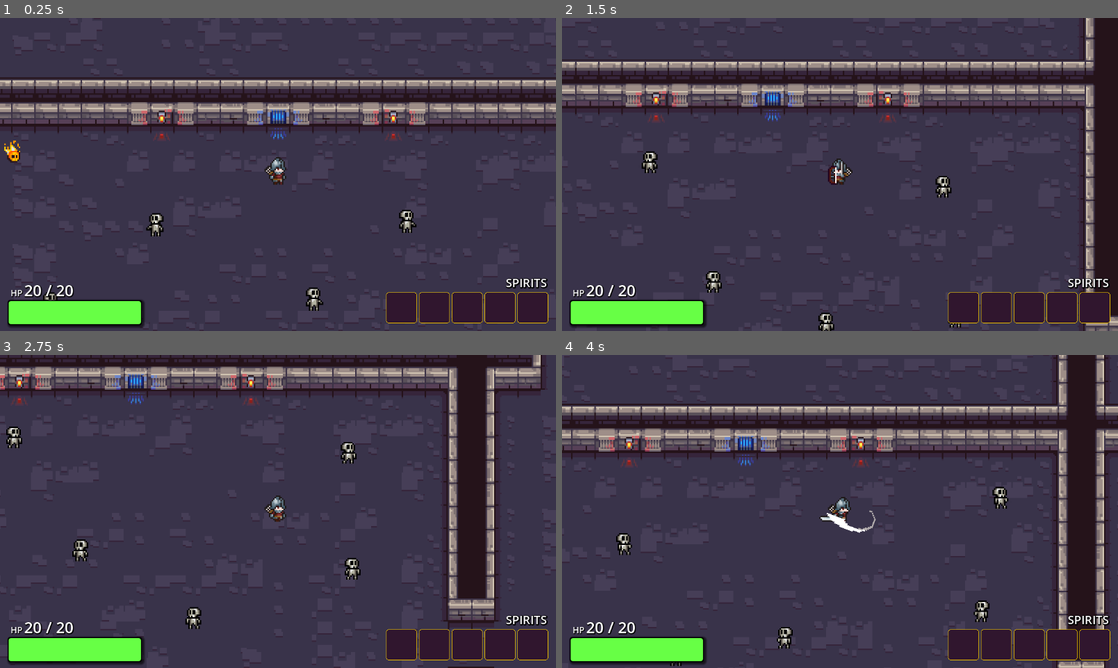
Above: before the commit, frames 1-4 (two rows, left to right).
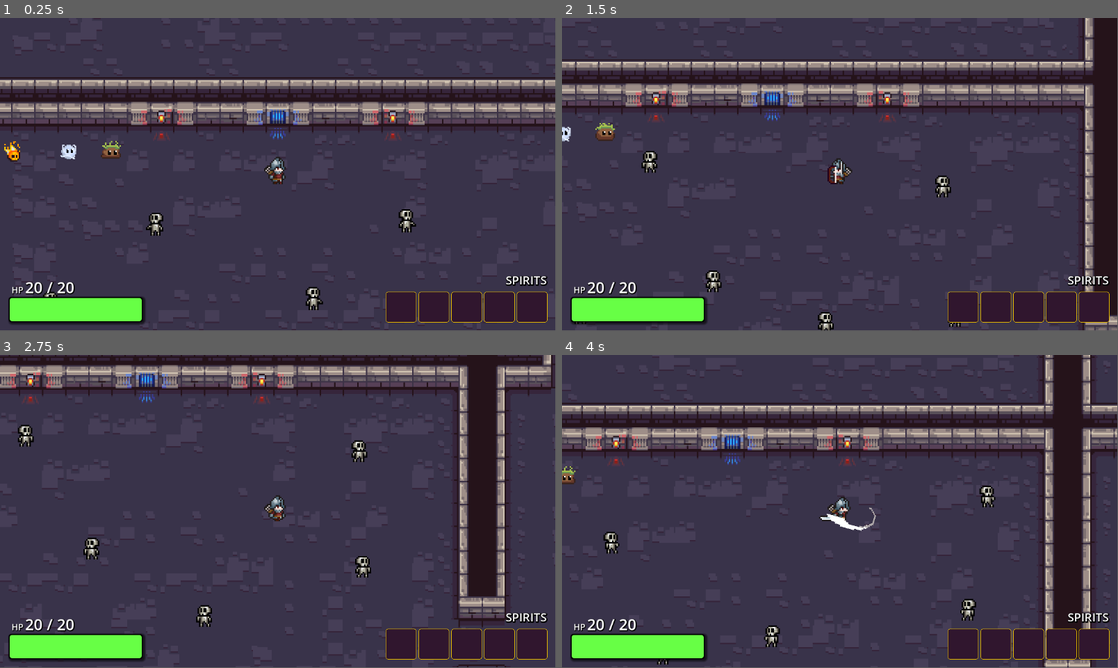
Above: after the commit, the same moments.

Repository: milanvlds259/spiritbound
Game: Godot game, scene res://Scenes/main.tscn
Same seed, same stepped clock (60 frames per second), same inputs: the game is played once before the commit and once after it.
Inputs (mouse positions are in pixels of both pictures, inside the frame that each line leads up to):
- Up to frame 1 (0.25 s): no input
- Up to frame 2 (1.5 s): move the mouse to (962, 158) at 0.52 s; hold Right (move_right) 0.53-1.28 s; click (962, 158) at 0.6 s; move the mouse to (728, 190) at 1.27 s; hold Down (move_down) from 1.28 s (still down); right-click (728, 190) at 1.35 s
- Up to frame 3 (2.75 s): move the mouse to (333, 442) at 2.02 s; release Down (move_down) at 2.03 s; hold Right (move_right) from 2.03 s (still down); click (333, 442) at 2.1 s
- Up to frame 4 (4 s): move the mouse to (812, 574) at 2.77 s; release Right (move_right) at 2.78 s; hold W (move_up) 2.78-3.53 s; right-click (812, 574) at 2.85 s; move the mouse to (1006, 558) at 3.52 s; hold Left (move_left) from 3.53 s (still down); click (1006, 558) at 3.6 s
In our replay, the window is 800x450 before the commit and 799x449 after it. These sizes can differ from the game's own. Grey fills any space a smaller window leaves; there, only what the larger window draws over its background counts as a difference.

The runs differ from the first frame. In frame 1, 3.9% of the frame differs, in the area x 0-100%, y 0-100%; in frame 2, 4.2%; in frame 3, 16%; in frame 4, 19%.

Commit message:
added air and earth spirits

Diff:
--- a/Scenes/HUDManager.gd
+++ /dev/null
@@ -1,46 +0,0 @@
-extends CanvasLayer
-
-func _ready() -> void:
-
-	Global.spirit_inventory_updated.connect(_on_spirit_inventory_updated)
-	Global.player_hp_changed.connect(_on_player_hp_changed)
-	Global.setup_hpbar.connect(_on_setup_hpbar)
-	Global.player_died.connect(_on_player_died)
-	$RestartButton.pressed.connect(_on_restart_button_pressed)
-
-func _on_spirit_inventory_updated(new_inventory: Array) -> void:
-	var inventory = $SpiritInventory
-	print(inventory)
-	# Optionally, reset all panels first.
-	for panel in inventory.get_children():
-		print(panel)
-		if panel.has_node("Sprite"):
-			print("Panel has sprite")
-			panel.get_node("Sprite").visible = false
-	# Show sprites based on the player's inventory
-	for index in range(new_inventory.size()):
-		# Assume panel order corresponds to inventory order.
-		var panel = inventory.get_child(index)
-		if panel.has_node("Sprite"):
-			var spirit_sprite = panel.get_node("Sprite")
-			spirit_sprite.visible = true
-
-func _on_player_hp_changed(new_hp: int) -> void:
-
-	$HPBar.value = new_hp
-	$HPBar/HPValueLabel.text = str(new_hp) + " / " + str($HPBar.max_value)
-
-func _on_setup_hpbar(hp: int, max_hp: int) -> void:
-	print("Setting up hp bar")
-	$HPBar.max_value = max_hp
-	$HPBar.value = hp
-	$HPBar/HPValueLabel.text = str(hp) + " / " + str(max_hp)
-
-func _on_player_died() -> void:
-	# Tint the screen darker by showing a semi-transparent ColorRect
-	$DeathTint.visible = true
-	$RestartButton.visible = true
-	$GameOverText.visible = true
-
-func _on_restart_button_pressed() -> void:
-	get_tree().reload_current_scene()
--- /dev/null
+++ b/Scenes/air_spirit.tscn
@@ -0,0 +1,35 @@
+[gd_scene load_steps=6 format=3 uid="uid://bf880mqeqp1cr"]
+
+[ext_resource type="Script" path="res://Scripts/air_spirit.gd" id="1_i0lo7"]
+[ext_resource type="Texture2D" uid="uid://j1rgj1lmi217" path="res://Assets/Sprites/air_spirit.png" id="2_6jxc3"]
+
+[sub_resource type="AtlasTexture" id="AtlasTexture_a23qq"]
+atlas = ExtResource("2_6jxc3")
+region = Rect2(0, 0, 16, 16)
+
+[sub_resource type="SpriteFrames" id="SpriteFrames_5euod"]
+animations = [{
+"frames": [{
+"duration": 1.0,
+"texture": SubResource("AtlasTexture_a23qq")
+}],
+"loop": true,
+"name": &"default",
+"speed": 5.0
+}]
+
+[sub_resource type="CircleShape2D" id="CircleShape2D_dvkxu"]
+radius = 21.1906
+
+[node name="AirSpirit" type="Area2D"]
+z_index = 2
+scale = Vector2(0.992243, 0.945044)
+script = ExtResource("1_i0lo7")
+
+[node name="AnimatedSprite2D" type="AnimatedSprite2D" parent="."]
+scale = Vector2(3, 3)
+sprite_frames = SubResource("SpriteFrames_5euod")
+
+[node name="CollisionShape2D" type="CollisionShape2D" parent="."]
+position = Vector2(-2.38419e-07, 0)
+shape = SubResource("CircleShape2D_dvkxu")
--- /dev/null
+++ b/Scenes/earth_spirit.tscn
@@ -0,0 +1,44 @@
+[gd_scene load_steps=7 format=3 uid="uid://dqqb7caw840bf"]
+
+[ext_resource type="Script" path="res://Scripts/earth_spirit.gd" id="1_gs4c8"]
+[ext_resource type="Texture2D" uid="uid://cv2jkub02j7oh" path="res://Assets/Sprites/Spirit_Earth_Animation.png" id="2_jmfmi"]
+
+[sub_resource type="AtlasTexture" id="AtlasTexture_qetdj"]
+atlas = ExtResource("2_jmfmi")
+region = Rect2(0, 0, 16, 16)
+
+[sub_resource type="AtlasTexture" id="AtlasTexture_mpeq6"]
+atlas = ExtResource("2_jmfmi")
+region = Rect2(16, 0, 16, 16)
+
+[sub_resource type="SpriteFrames" id="SpriteFrames_xftho"]
+animations = [{
+"frames": [{
+"duration": 1.0,
+"texture": SubResource("AtlasTexture_qetdj")
+}, {
+"duration": 1.0,
+"texture": SubResource("AtlasTexture_mpeq6")
+}],
+"loop": true,
+"name": &"idle",
+"speed": 2.0
+}]
+
+[sub_resource type="CircleShape2D" id="CircleShape2D_dvkxu"]
+radius = 27.2111
+
+[node name="EarthSpirit" type="Area2D"]
+z_index = 2
+scale = Vector2(0.992243, 0.945044)
+script = ExtResource("1_gs4c8")
+
+[node name="AnimatedSprite2D" type="AnimatedSprite2D" parent="."]
+scale = Vector2(4, 4)
+sprite_frames = SubResource("SpriteFrames_xftho")
+animation = &"idle"
+frame_progress = 0.0275684
+
+[node name="CollisionShape2D" type="CollisionShape2D" parent="."]
+position = Vector2(1.00782, 6.34891)
+shape = SubResource("CircleShape2D_dvkxu")
--- a/Scenes/fire_spirit.tscn
+++ b/Scenes/fire_spirit.tscn
@@ -8,6 +8,7 @@
 
 [node name="FireSpirit" type="Area2D"]
 z_index = 2
+scale = Vector2(0.992243, 0.945044)
 script = ExtResource("1_naoud")
 
 [node name="AnimatedSprite2D" type="AnimatedSprite2D" parent="."]
--- a/Scenes/main.tscn
+++ b/Scenes/main.tscn
@@ -9,6 +9,8 @@
 [ext_resource type="Texture2D" uid="uid://3qe2rcup43ig" path="res://Assets/Sprites/Tiles/FDR_Dungeon.png" id="7_62rwg"]
 [ext_resource type="PackedScene" uid="uid://de7br0582ath" path="res://Scenes/player_hud.tscn" id="8_g1w1d"]
 [ext_resource type="PackedScene" uid="uid://dtntgcbx3gs3d" path="res://Scenes/fire_spirit.tscn" id="8_g2a0w"]
+[ext_resource type="PackedScene" uid="uid://bf880mqeqp1cr" path="res://Scenes/air_spirit.tscn" id="10_tdvln"]
+[ext_resource type="PackedScene" uid="uid://dqqb7caw840bf" path="res://Scenes/earth_spirit.tscn" id="11_cfs5g"]
 
 [sub_resource type="TileSetAtlasSource" id="TileSetAtlasSource_ew0o1"]
 texture = ExtResource("5_05g2a")
@@ -1292,3 +1294,9 @@
 [node name="FireSpirit" parent="." instance=ExtResource("8_g2a0w")]
 z_index = 0
 position = Vector2(-154, -87)
+
+[node name="AirSpirit" parent="." instance=ExtResource("10_tdvln")]
+position = Vector2(7.62939e-06, -87)
+
+[node name="EarthSpirit" parent="." instance=ExtResource("11_cfs5g")]
+position = Vector2(117, -95)
--- a/Scenes/player_hud.tscn
+++ b/Scenes/player_hud.tscn
@@ -1,7 +1,21 @@
-[gd_scene load_steps=8 format=3 uid="uid://de7br0582ath"]
+[gd_scene load_steps=13 format=3 uid="uid://de7br0582ath"]
 
 [ext_resource type="Texture2D" uid="uid://l1ww5jlc34ch" path="res://Assets/Sprites/Spirits.png" id="1_51208"]
-[ext_resource type="Script" path="res://Scenes/HUDManager.gd" id="1_pvo2x"]
+[ext_resource type="Script" path="res://Scripts/HUDManager.gd" id="1_pvo2x"]
+[ext_resource type="Texture2D" uid="uid://j1rgj1lmi217" path="res://Assets/Sprites/air_spirit.png" id="3_kwkag"]
+[ext_resource type="Texture2D" uid="uid://cv2jkub02j7oh" path="res://Assets/Sprites/Spirit_Earth_Animation.png" id="4_gp8ph"]
+
+[sub_resource type="AtlasTexture" id="AtlasTexture_14212"]
+atlas = ExtResource("3_kwkag")
+region = Rect2(0, 0, 16, 16)
+
+[sub_resource type="AtlasTexture" id="AtlasTexture_q1nqf"]
+atlas = ExtResource("1_51208")
+region = Rect2(0, 0, 16, 16)
+
+[sub_resource type="AtlasTexture" id="AtlasTexture_ckk4v"]
+atlas = ExtResource("4_gp8ph")
+region = Rect2(0, 0, 16, 16)
 
 [sub_resource type="Theme" id="Theme_0qe3m"]
 
@@ -44,6 +58,11 @@
 
 [node name="PlayerHUD" type="CanvasLayer"]
 script = ExtResource("1_pvo2x")
+spirit_textures = {
+"air": SubResource("AtlasTexture_14212"),
+"earth": SubResource("AtlasTexture_ckk4v"),
+"fire": SubResource("AtlasTexture_q1nqf")
+}
 
 [node name="DeathTint" type="ColorRect" parent="."]
 visible = false
@@ -52,10 +71,17 @@
 color = Color(0, 0, 0, 0.392157)
 
 [node name="SpiritsHeader" type="Label" parent="."]
-offset_left = 1048.0
-offset_top = 531.0
-offset_right = 1133.0
-offset_bottom = 565.0
+anchors_preset = 3
+anchor_left = 1.0
+anchor_top = 1.0
+anchor_right = 1.0
+anchor_bottom = 1.0
+offset_left = -103.0
+offset_top = -121.0
+offset_right = -18.0
+offset_bottom = -87.0
+grow_horizontal = 0
+grow_vertical = 0
 theme_override_colors/font_shadow_color = Color(0, 0, 0, 1)
 theme_override_constants/shadow_offset_x = 1
 theme_override_constants/shadow_offset_y = 1
@@ -137,10 +163,14 @@
 texture = SubResource("AtlasTexture_2kfx1")
 
 [node name="HPBar" type="ProgressBar" parent="."]
-offset_left = 18.0
-offset_top = 586.0
-offset_right = 292.0
-offset_bottom = 634.0
+anchors_preset = 2
+anchor_top = 1.0
+anchor_bottom = 1.0
+offset_left = 20.0
+offset_top = -67.0
+offset_right = 294.0
+offset_bottom = -19.0
+grow_vertical = 0
 theme_override_styles/background = SubResource("StyleBoxFlat_4w5dx")
 theme_override_styles/fill = SubResource("StyleBoxFlat_08fal")
 value = 80.0
--- /dev/null
+++ b/Scripts/HUDManager.gd
@@ -0,0 +1,57 @@
+extends CanvasLayer
+
+@export var spirit_textures: Dictionary
+
+func _ready() -> void:
+
+	Global.spirit_inventory_updated.connect(_on_spirit_inventory_updated)
+	Global.player_hp_changed.connect(_on_player_hp_changed)
+	Global.setup_hpbar.connect(_on_setup_hpbar)
+	Global.player_died.connect(_on_player_died)
+	$RestartButton.pressed.connect(_on_restart_button_pressed)
+
+func _on_spirit_inventory_updated(new_inventory: Array) -> void:
+	var inventory = $SpiritInventory
+	# reset all panels first.
+	for panel in inventory.get_children():
+		print(panel)
+		if panel.has_node("Sprite"):
+			print("Panel has sprite")
+			panel.get_node("Sprite").visible = false
+
+	# Show sprites based on the player's inventory
+	for index in range(new_inventory.size()):
+		# Get spirit type
+		var spirit_type = new_inventory[index]
+		# Get the panel for the spirit
+		var panel = inventory.get_child(index)
+		if panel.has_node("Sprite"):
+			# Get the sprite node
+			var sprite = panel.get_node("Sprite")
+			if spirit_textures.has(spirit_type):
+				# Set the sprite texture
+				sprite.texture = spirit_textures[spirit_type]
+				# Make the sprite visible
+				sprite.visible = true
+			else:
+				print("No texture found for spirit type: " + spirit_type)
+
+func _on_player_hp_changed(new_hp: int) -> void:
+
+	$HPBar.value = new_hp
+	$HPBar/HPValueLabel.text = str(new_hp) + " / " + str($HPBar.max_value)
+
+func _on_setup_hpbar(hp: int, max_hp: int) -> void:
+	print("Setting up hp bar")
+	$HPBar.max_value = max_hp
+	$HPBar.value = hp
+	$HPBar/HPValueLabel.text = str(hp) + " / " + str(max_hp)
+
+func _on_player_died() -> void:
+	# Tint the screen darker by showing a semi-transparent ColorRect
+	$DeathTint.visible = true
+	$RestartButton.visible = true
+	$GameOverText.visible = true
+
+func _on_restart_button_pressed() -> void:
+	get_tree().reload_current_scene()
--- /dev/null
+++ b/Scripts/air_spirit.gd
@@ -0,0 +1,21 @@
+class_name AirSpirit extends Area2D
+
+signal spirit_picked_up
+
+# Called when the node enters the scene tree for the first time.
+func _ready() -> void:
+	body_entered.connect(_on_body_entered)
+	#play idle anim
+	$AnimatedSprite2D.play("idle")
+
+
+# Called every frame. 'delta' is the elapsed time since the previous frame.
+func _process(delta: float) -> void:
+	pass
+
+func _on_body_entered(body: Node) -> void:
+	if body.is_in_group("player"):
+		# Emit signal; HUD will handle making the sprite visible.
+		body.add_spirit("air")
+		Global.emit_signal("spirit_picked_up")
+		queue_free()
--- /dev/null
+++ b/Scripts/earth_spirit.gd
@@ -0,0 +1,21 @@
+class_name EarthSpirit extends Area2D
+
+signal spirit_picked_up
+
+# Called when the node enters the scene tree for the first time.
+func _ready() -> void:
+	body_entered.connect(_on_body_entered)
+	#play idle anim
+	$AnimatedSprite2D.play("idle")
+
+
+# Called every frame. 'delta' is the elapsed time since the previous frame.
+func _process(delta: float) -> void:
+	pass
+
+func _on_body_entered(body: Node) -> void:
+	if body.is_in_group("player"):
+		# Emit signal; HUD will handle making the sprite visible.
+		body.add_spirit("earth")
+		Global.emit_signal("spirit_picked_up")
+		queue_free()
--- a/Scripts/player.gd
+++ b/Scripts/player.gd
@@ -78,7 +78,12 @@
 
 	input_direction = input_direction.normalized()
 	direction = input_direction
-	velocity = direction * speed
+
+	var speed_mult = 1.0
+	if "air" in spirit_inventory:
+		speed_mult = 1.5
+
+	velocity = direction * speed * speed_mult
 
 	# Attack input check (only triggers if not already attacking)
 	if Input.is_action_just_pressed("attack") and not is_attacking:
@@ -93,6 +98,12 @@
 	spirit_inventory.append(type)
 	Global.emit_signal("spirit_inventory_updated", spirit_inventory)
 	print("Spirit added to inventory: ", type)
+
+	if type == "earth":
+		max_hp += 20        # Increase max health by 20
+		hp += 20            # Heal by 20 so that the new max is accounted for
+		Global.emit_signal("player_hp_changed", hp)
+		Global.emit_signal("setup_hpbar", hp, max_hp)
 
 func _attack_melee():
 	# get attack dir from mouse pos relative to center of screen
--- a/project.godot
+++ b/project.godot
@@ -20,7 +20,7 @@
 
 [display]
 
-window/stretch/mode="canvas_items"
+window/size/resizable=false
 window/stretch/scale_mode="integer"
 
 [global_group]
Binary file added: Assets/Sprites/Spirit_Earth_Animation.png
Not shown, added: Assets/Sprites/Spirit_Earth_Animation.png.import
Binary file added: Assets/Sprites/air_spirit.png
Not shown, added: Assets/Sprites/air_spirit.png.import
Not shown: 1 places in Scenes/main.tscn that only renumber resources
Not shown, changed: Exports/Mac/game.zip
Not shown, changed: Exports/Team8_Sprint2_Mac.zip
Not shown, removed: Exports/Team8_Sprint2_Web.zip
Not shown, changed: Exports/Team8_Sprint2_Win.zip
Not shown, added: Exports/Team8_Sprint3_Mac.zip
Not shown, added: Exports/Team8_Sprint3_Web.zip
Not shown, added: Exports/Team8_Sprint3_Win.zip
(and 7 more such lines)
